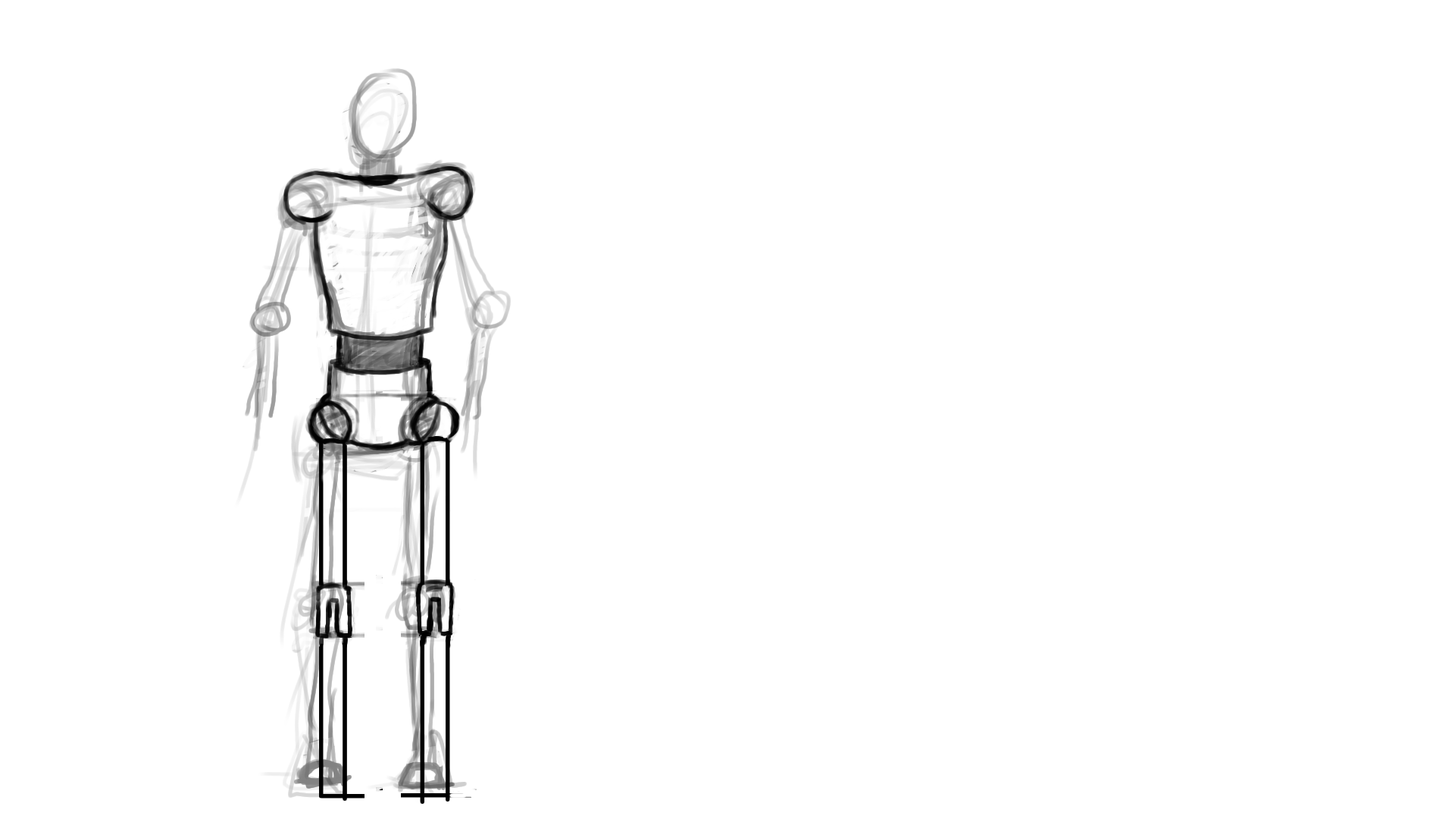
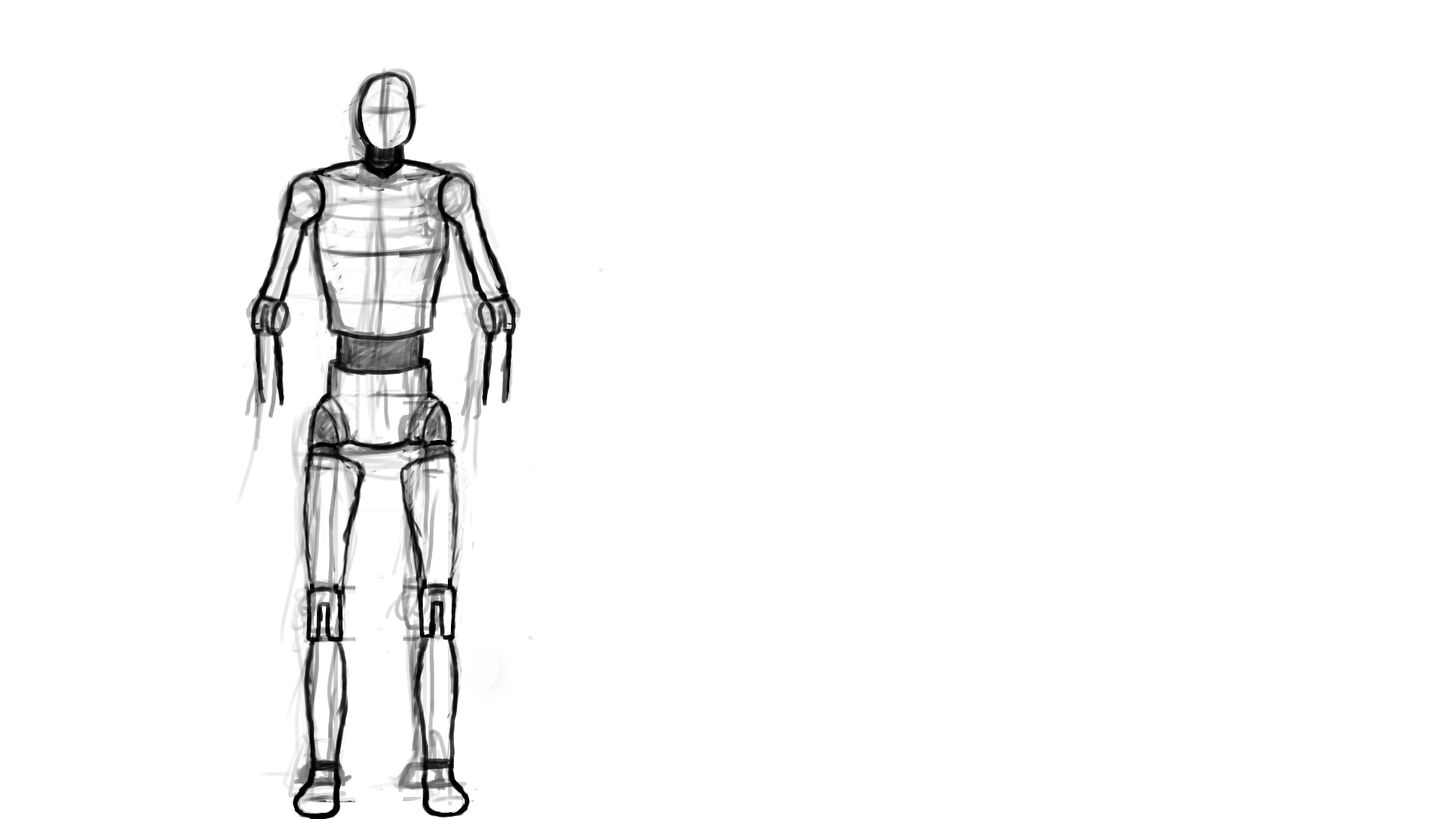
Two versions of the same layered image (1455px x 819px). Layer-by-layer changes:
removed layer "Layer #2" over [282, 165, 477, 792]
removed layer "Layer #3" over [304, 397, 365, 801]
painted on "Pasted Layer" over [246, 66, 604, 819]
